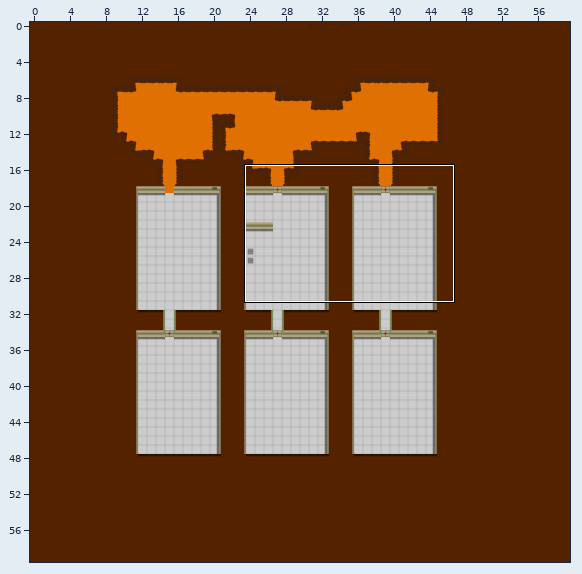
Two versions of a level (Tiled map, core/assets/world/world05.tmx). The first picture is a wide view before the edit; the outline marks the close-up.
Close-up. Before the commit:
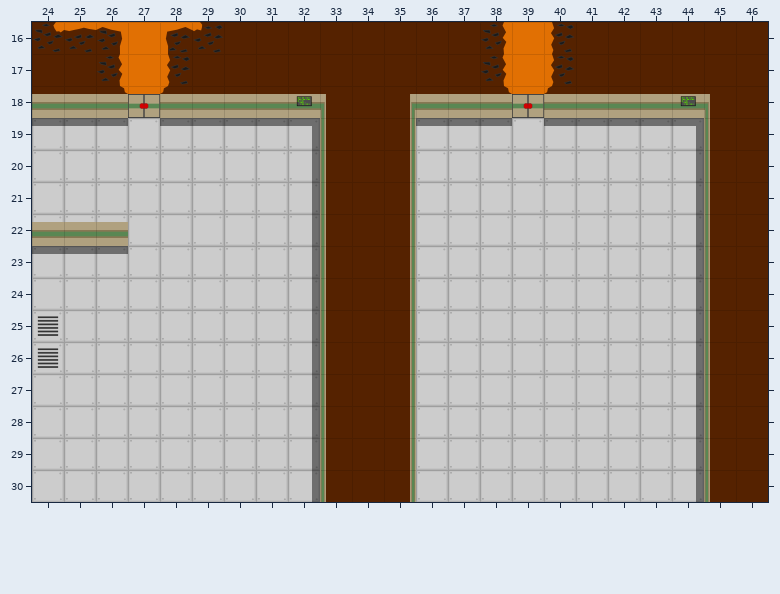
Cells are 64x64 px. Shown: x 24..46, y 16..30. The commit also changed other parts of the map, which this record leaves out.
The result:
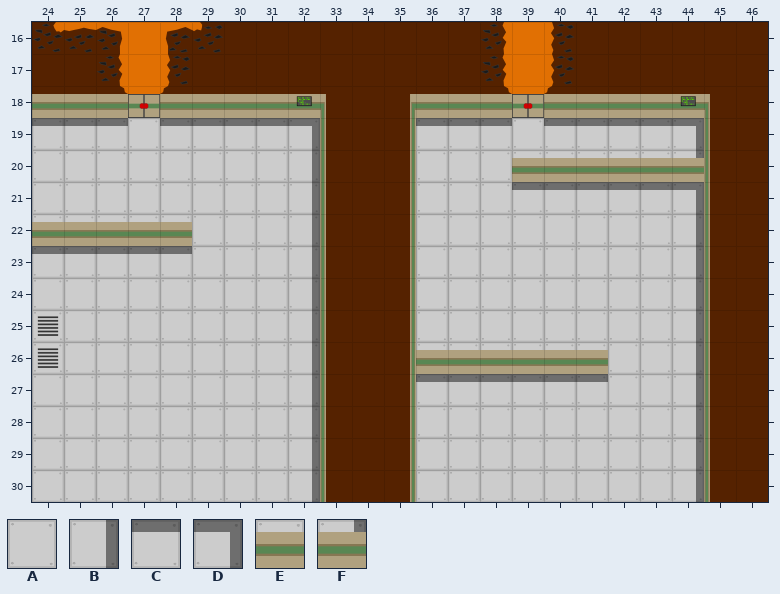
Key: from "world": A 38, B 40, C 41, D 43, E 65, F 66.
_ is an empty cell.
What changed:
Layer "world":
The author changed tile A to tile C in row 21 at x 39 to 43; in row 23 at x 27 to 28; in row 27 at x 36 to 41.
The author changed tile B to tile D in row 21 at x 44.
The author changed tile A to tile E in row 20 at x 39 to 43; in row 22 at x 27 to 28; in row 26 at x 36 to 41.
The author changed tile B to tile F in row 20 at x 44.
